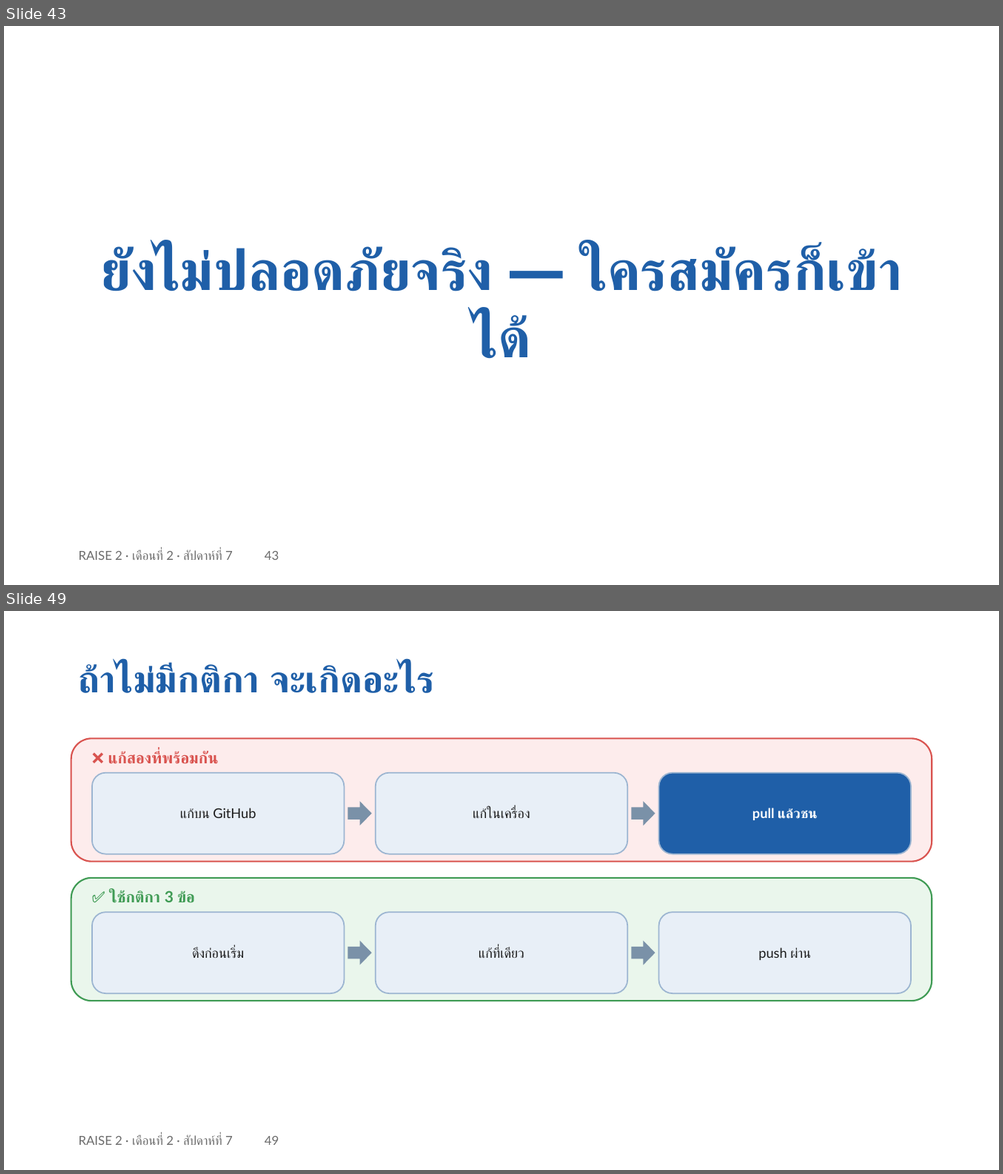
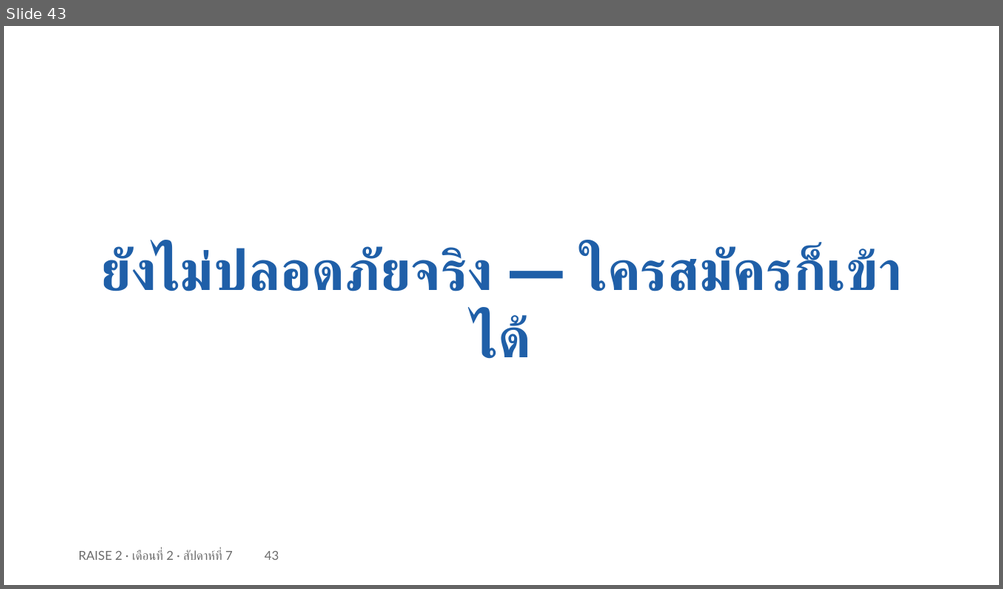
Before and after one commit to cnacha-mfu/raise2-module2, a slide deck: materials/week7/w7-slides.pptx. Shown one above the other, each under a label of ours: slides 43 and 49 before the commit, slide 43 after it; the slides between them are not shown. The pictures are 1003x1174 and 1003x589 pixels, drawn with LibreOffice and Linux fonts; fonts in the diff are those of the drawing. Boxes give left, top, right and bottom in pixels: in the first picture for what was removed or moved away, otherwise in the second. Text is boxed around its words. In the diff, an @@ line names an element or a change of style, - is before the commit and + after.

Commit message:
สัปดาห์ 7: ตัดสไลด์ Git เหลือ 12 นาที (คำสั่งยกให้ Claude · สอนแค่ 3 อย่างที่ AI ทำแทนไม่ได้) · เปลี่ยน 'ห้าม fork' เป็นให้ clone week6-start แล้วเริ่มประวัติ git ใหม่

```diff
--- a/materials/week7/w7-slides.pptx
+++ b/materials/week7/w7-slides.pptx
@@ slide 49 removed at (4, 611, 999, 1170), background #FFFFFF @@
@@ text removed at (79, 664, 435, 693) @@
-ถ้าไม่มีกติกา จะเกิดอะไร
@@ rounded rectangle removed at (71, 738, 931, 862) @@
@@ text removed at (108, 751, 218, 764) @@
-❌ แก้สองที่พร้อมกัน
@@ rounded rectangle removed at (92, 773, 344, 854) @@
-แก้บน GitHub
@@ rounded rectangle removed at (375, 773, 628, 854) @@
-แก้ในเครื่อง
@@ rounded rectangle removed at (659, 773, 911, 854) @@
-pull แล้วชน
@@ right arrow removed at (348, 801, 372, 826) @@
@@ right arrow removed at (632, 801, 655, 826) @@
@@ rounded rectangle removed at (71, 878, 931, 1001) @@
@@ text removed at (109, 891, 195, 903) @@
-✅ ใช้กติกา 3 ข้อ
@@ rounded rectangle removed at (92, 912, 344, 994) @@
-ดึงก่อนเริ่ม
@@ rounded rectangle removed at (375, 912, 628, 994) @@
-แก้ที่เดียว
@@ rounded rectangle removed at (659, 912, 911, 994) @@
-push ผ่าน
@@ right arrow removed at (348, 941, 372, 965) @@
@@ right arrow removed at (632, 941, 655, 965) @@
@@ text removed at (79, 1136, 279, 1145) @@
-RAISE 2 · เดือนที่ 2 · สัปดาห์ที่ 7 49
```
Also in this commit, not shown: 21 slides changed, 2 slides added, 3 other slides removed, 12 other files.
